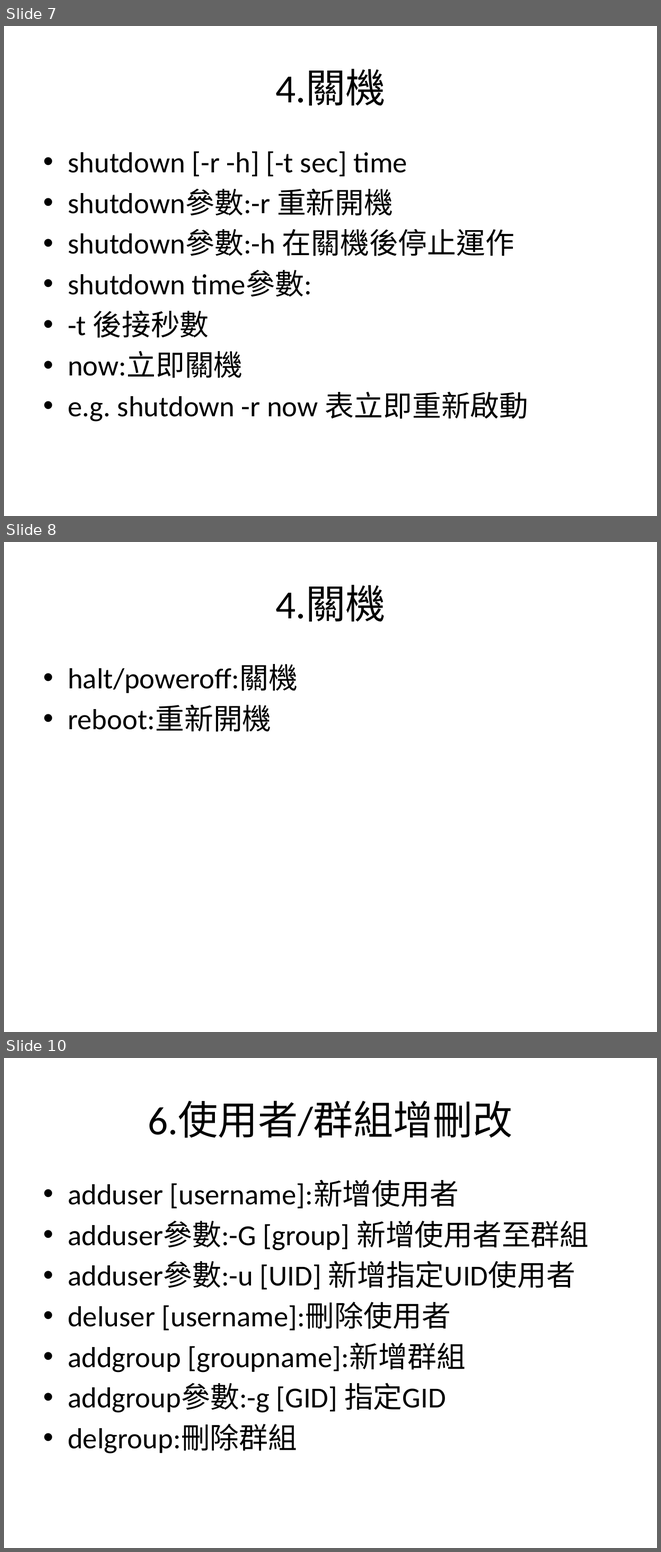
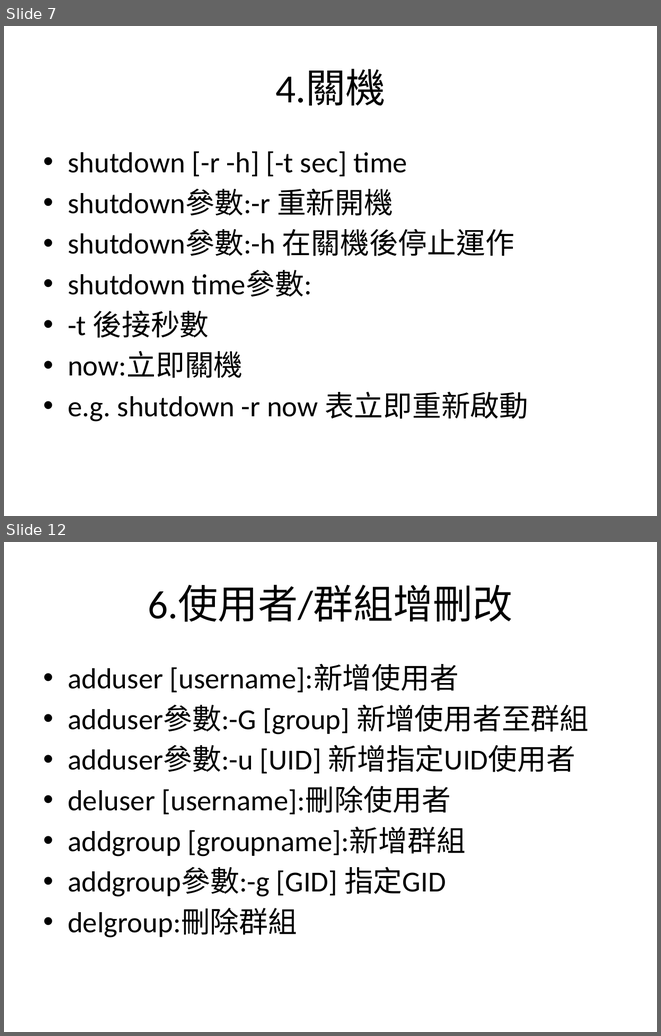
Before and after one commit to charlie11438/note, a slide deck: Linux/Linux_2.pptx. Shown one above the other, each under a label of ours: slides 7, 8 and 10 before the commit, slides 7 and 12 after it; the slides between them are not shown. The pictures are 661x1552 and 661x1036 pixels, drawn with LibreOffice and Linux fonts; fonts in the diff are those of the drawing. Boxes give left, top, right and bottom in pixels: in the first picture for what was removed or moved away, otherwise in the second. Text is boxed around its words. In the diff, an @@ line names an element or a change of style, - is before the commit and + after.

```diff
--- a/Linux/Linux_2.pptx
+++ b/Linux/Linux_2.pptx
@@ slide 8 removed at [4,542,657,1032], background #FFFFFF @@
@@ title removed at [275,585,386,622] @@
-4.關機
@@ text removed at [68,664,298,732] @@
-• halt/poweroff:關機
-• reboot:重新開機
@@ what was slide 10 is now slide 12 @@
```
Also in this commit, not shown: 3 slides changed, 3 slides added.
